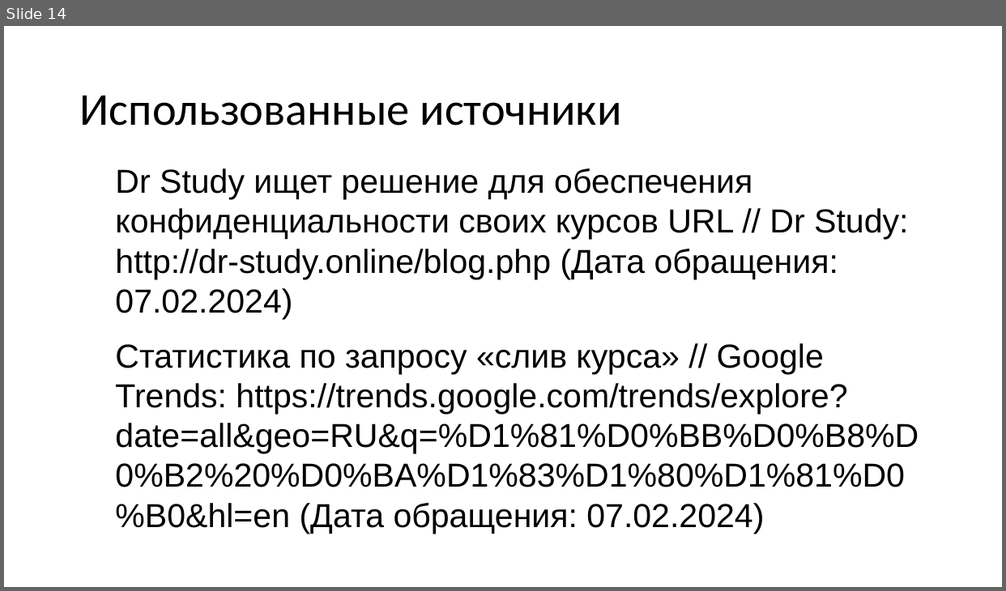
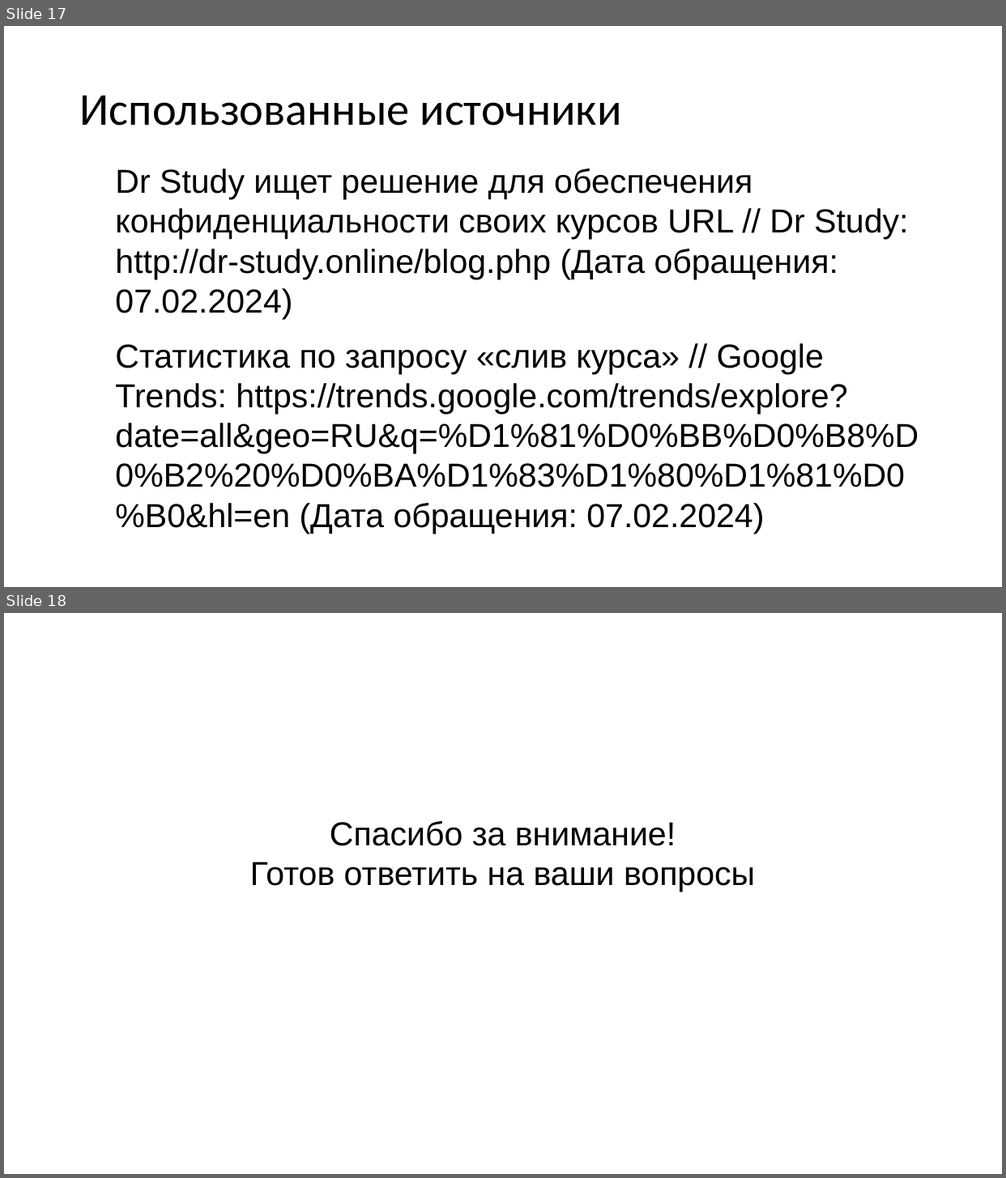
Before and after one commit to vanindm/vanindm.github.io, a slide deck: files/ИБ.pptx. Shown one above the other, each under a label of ours: slide 14 before the commit, slides 17 and 18 after it. The pictures are 1006x591 and 1006x1178 pixels, drawn with LibreOffice and Linux fonts; fonts in the diff are those of the drawing. Boxes give left, top, right and bottom in pixels: in the first picture for what was removed or moved away, otherwise in the second. Text is boxed around its words. In the diff, an @@ line names an element or a change of style, - is before the commit and + after.

```diff
--- a/files/ИБ.pptx
+++ b/files/ИБ.pptx
@@ slide 18 added at [4,613,1002,1174], background #FFFFFF @@
@@ subtitle added at [250,821,755,892], 32 pt, text #000000 @@
+Спасибо за внимание!
+Готов ответить на ваши вопросы
@@ what was slide 14 is now slide 17 @@
```
Also in this commit, not shown: 6 slides changed, 3 other slides added, 1 other file.
